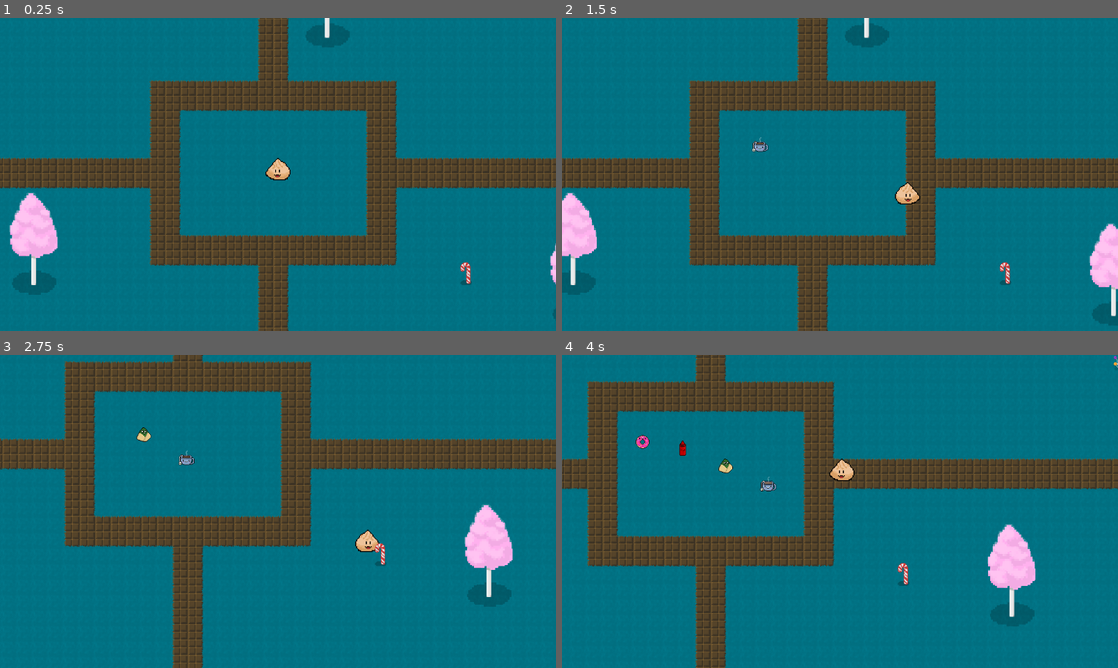
Above: before the commit, frames 1-4 (two rows, left to right).
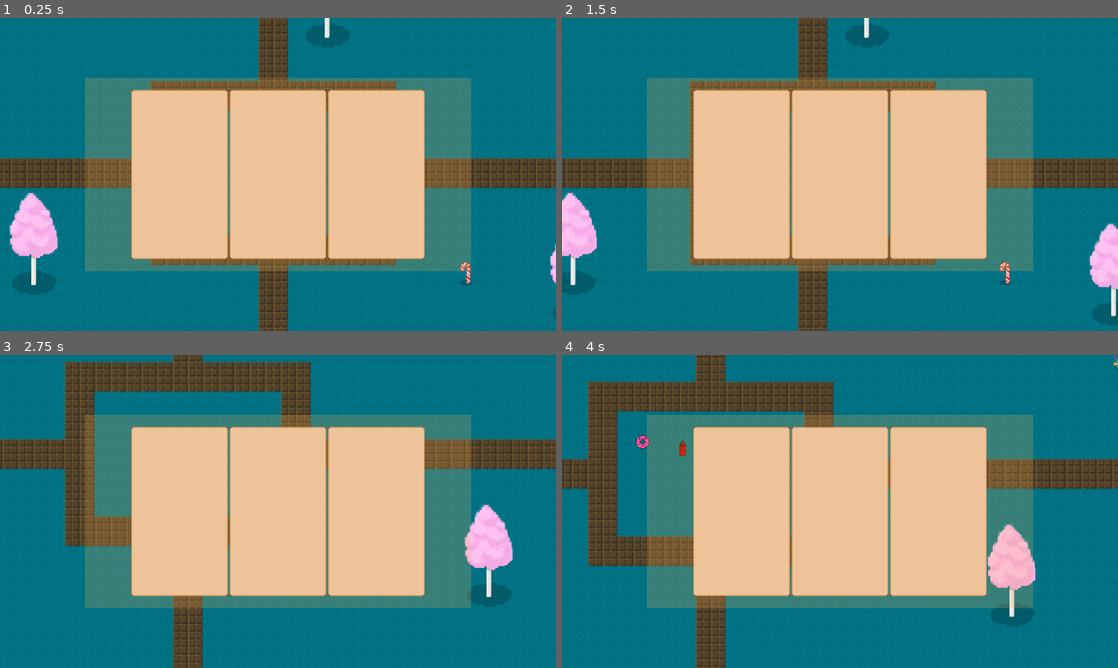
Above: after the commit, the same moments.

Repository: SteamedKoko/Gluttony
Game: Godot game, scene res://scenes/arena/arena.tscn
Two runs of this game, one before a commit and one after it. Both use one fixed random seed, a clock stepped at 60 frames per second and the inputs below.
Inputs:
- Up to frame 1 (0.25 s): no input
- Up to frame 2 (1.5 s): tap Enter at 0.5 s; hold F (right) 0.53-1.28 s; hold J (dash) 0.53-1.28 s; hold Down (down) from 1.28 s (still down); tap J (dash) at 1.35 s
- Up to frame 3 (2.75 s): release Down (down) at 2.03 s; hold F (right) from 2.03 s (still down); hold J (dash) from 2.03 s (still down)
- Up to frame 4 (4 s): release F (right) at 2.78 s; release J (dash) at 2.78 s; hold Up (up) 2.78-3.53 s; tap J (dash) at 2.85 s; hold S (left) from 3.53 s (still down); hold J (dash) from 3.53 s (still down)

The runs differ from the first frame. In frame 1, 43% of the frame differs, in the area x 15-85%, y 19-81%; in frame 2, 43%; in frame 3, 43%; in frame 4, 43%.

Commit message:
fix ui base

Diff:
--- a/scenes/arena/arena.tscn
+++ b/scenes/arena/arena.tscn
@@ -1,8 +1,9 @@
-[gd_scene load_steps=4 format=4 uid="uid://gwslf667jj30"]
+[gd_scene load_steps=5 format=4 uid="uid://gwslf667jj30"]
 
 [ext_resource type="TileSet" uid="uid://cm8jf80i4ndxv" path="res://scenes/tileset/overworld.tres" id="1_asdgj"]
 [ext_resource type="PackedScene" uid="uid://cetseqdkeuyvr" path="res://entities/player/player.tscn" id="3_5tue2"]
 [ext_resource type="PackedScene" uid="uid://c2rh1w6xsy484" path="res://entities/spawner/spawner.tscn" id="3_aj7ud"]
+[ext_resource type="PackedScene" uid="uid://co6ketbnvk6rd" path="res://ui/level_up_menu/level_up_menu.tscn" id="4_aj7ud"]
 
 [node name="Arena" type="Node2D"]
 y_sort_enabled = true
@@ -50,3 +51,7 @@
 
 [node name="Spawner9" parent="." instance=ExtResource("3_aj7ud")]
 position = Vector2(1459, 1595)
+
+[node name="CanvasLayer" type="CanvasLayer" parent="."]
+
+[node name="LevelUpMenu" parent="CanvasLayer" instance=ExtResource("4_aj7ud")]
--- a/ui/level_up_menu/level_up_menu.tscn
+++ b/ui/level_up_menu/level_up_menu.tscn
@@ -2,12 +2,17 @@
 
 [ext_resource type="Texture2D" uid="uid://cjqiwu5vinc60" path="res://ui/level_up_menu/sprites/sign.png" id="1_1parf"]
 
-[node name="LevelUpMenu" type="Node2D"]
-scale = Vector2(inf_neg, 1.74359)
+[node name="LevelUpMenu" type="Control"]
+layout_mode = 3
+anchors_preset = 15
+anchor_right = 1.0
+anchor_bottom = 1.0
+grow_horizontal = 2
+grow_vertical = 2
 
-[node name="CanvasLayer" type="CanvasLayer" parent="."]
-
-[node name="HSplitContainer" type="HSplitContainer" parent="CanvasLayer"]
+[node name="BaseMenu" type="MarginContainer" parent="."]
+custom_minimum_size = Vector2(800, 400)
+layout_mode = 1
 anchors_preset = 8
 anchor_left = 0.5
 anchor_top = 0.5
@@ -16,7 +21,88 @@
 grow_horizontal = 2
 grow_vertical = 2
 
-[node name="NinePatchRect" type="NinePatchRect" parent="CanvasLayer/HSplitContainer"]
+[node name="ColorRect" type="ColorRect" parent="BaseMenu"]
+layout_mode = 2
+color = Color(0.964706, 0.694118, 0.32549, 0.223529)
+
+[node name="HBoxContainer" type="HBoxContainer" parent="BaseMenu/ColorRect"]
+layout_mode = 1
+anchors_preset = 8
+anchor_left = 0.5
+anchor_top = 0.5
+anchor_right = 0.5
+anchor_bottom = 0.5
+offset_left = -50.0
+offset_top = -175.0
+offset_right = 50.0
+offset_bottom = 175.0
+grow_horizontal = 2
+grow_vertical = 2
+
+[node name="MarginContainer" type="MarginContainer" parent="BaseMenu/ColorRect/HBoxContainer"]
+custom_minimum_size = Vector2(200, 350)
+layout_mode = 2
+
+[node name="NinePatchRect" type="NinePatchRect" parent="BaseMenu/ColorRect/HBoxContainer/MarginContainer"]
 layout_mode = 2
 texture = ExtResource("1_1parf")
-region_rect = Rect2(1, 1, 1, 1)
+patch_margin_left = 4
+patch_margin_top = 4
+patch_margin_right = 4
+patch_margin_bottom = 4
+
+[node name="MarginContainer2" type="MarginContainer" parent="BaseMenu/ColorRect/HBoxContainer"]
+custom_minimum_size = Vector2(200, 350)
+layout_mode = 2
+
+[node name="NinePatchRect" type="NinePatchRect" parent="BaseMenu/ColorRect/HBoxContainer/MarginContainer2"]
+layout_mode = 2
+texture = ExtResource("1_1parf")
+patch_margin_left = 4
+patch_margin_top = 4
+patch_margin_right = 4
+patch_margin_bottom = 4
+
+[node name="MarginContainer3" type="MarginContainer" parent="BaseMenu/ColorRect/HBoxContainer"]
+custom_minimum_size = Vector2(200, 350)
+layout_mode = 2
+
+[node name="NinePatchRect" type="NinePatchRect" parent="BaseMenu/ColorRect/HBoxContainer/MarginContainer3"]
+layout_mode = 2
+texture = ExtResource("1_1parf")
+patch_margin_left = 4
+patch_margin_top = 4
+patch_margin_right = 4
+patch_margin_bottom = 4
+
+[node name="MarginContainer" type="MarginContainer" parent="."]
+visible = false
+layout_mode = 1
+anchors_preset = 15
+anchor_right = 1.0
+anchor_bottom = 1.0
+grow_horizontal = 2
+grow_vertical = 2
+
+[node name="HBoxContainer" type="HBoxContainer" parent="MarginContainer"]
+layout_mode = 2
+size_flags_horizontal = 4
+size_flags_vertical = 4
+
+[node name="Button" type="Button" parent="MarginContainer/HBoxContainer"]
+custom_minimum_size = Vector2(15, 15)
+layout_mode = 2
+size_flags_horizontal = 4
+size_flags_vertical = 4
+
+[node name="Button2" type="Button" parent="MarginContainer/HBoxContainer"]
+custom_minimum_size = Vector2(15, 15)
+layout_mode = 2
+size_flags_horizontal = 4
+size_flags_vertical = 4
+
+[node name="Button3" type="Button" parent="MarginContainer/HBoxContainer"]
+custom_minimum_size = Vector2(15, 15)
+layout_mode = 2
+size_flags_horizontal = 4
+size_flags_vertical = 4
Binary file changed: ui/level_up_menu/sprites/sign.png
